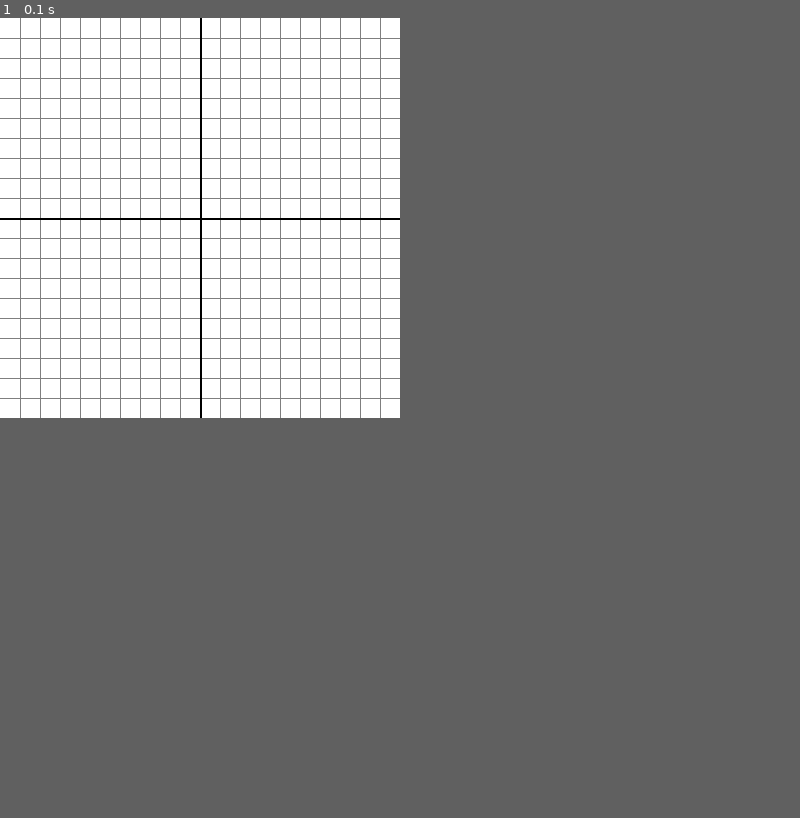
Above: before the commit, frame 1.
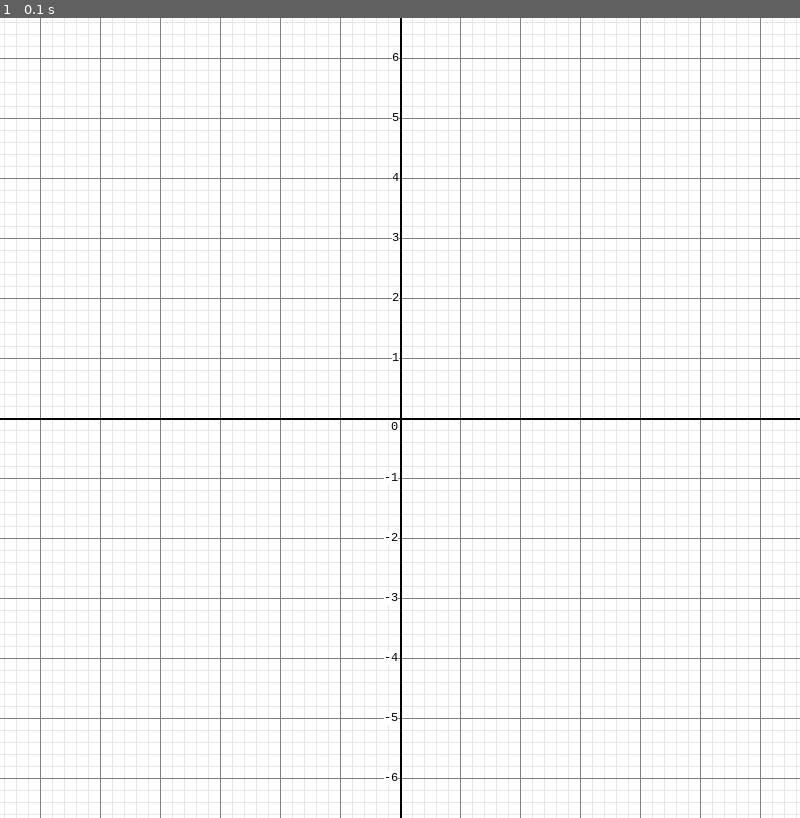
Above: after the commit, the same moment.

Repository: Asi4n-Inv4sion/Pygame-Graphing-Calculator
Game: pygame game, started from grid_class.py
Two runs of this game, one before a commit and one after it. Both use one fixed random seed, a clock stepped at 60 frames per second and the inputs below.
Inputs:
- Up to frame 1 (0.1 s): no input
In our replay, the window is 400x400 before the commit and 800x800 after it. These sizes can differ from the game's own. Grey fills any space a smaller window leaves; there, only what the larger window draws over its background counts as a difference.

The runs differ from the first frame. In frame 1, 17% of the frame differs, in the area x 0-100%, y 0-100%.

Commit message:
Update grid_class.py

Diff:
--- a/grid_class.py
+++ b/grid_class.py
@@ -1,5 +1,5 @@
 # Pygame grid class for graphing calculator
-import pygame
+import pygame, math
 from abc import ABCMeta, abstractmethod
 pygame.init()
 
@@ -7,60 +7,155 @@
 
     '''
     Attributes:
-        x: x cord of the centre
-        y: y cord of the centre
         width: width of an x value in pixels
         height: height of y value in pixels
-        font: font name and size
-        font_colour: the colour of the font
+        font: font name and size of the numbers
+        scale: zoom multiplier for the amount of pixels to represent 1 unit of measurement
+        multiplierSequenceList: sequence to change the scale when zooming in or out
+        currentMultiplierIndex: keeps track which index of the multiplierSequenceList to use next
+        numOfDigits: keeps track of the number of digits to round
     '''
 
     __metaclass__ = ABCMeta
 
-    def __init__(self,width,height,font=(None,12)):
+    def __init__(self,width,height,font=("monospace",12)):
         self.width = width
         self.height = height
         self.font = font
         # non-optional
         self.scale = 1
+        self.multiplierSequenceList = [2.0,2.5,2.0]
+        self.currentMultiplierIndex = 0
+        self.numOfDigits = 0
 
-    @staticmethod
     def printText(text, font, canvas, x, y):
         theText = font.render(text, 1, (0,0,0))
         textbox = theText.get_rect()
-        textbox.center = (x, y)
+        textbox.topright = (x, y)
+        canvas.blit(theText, textbox)
+
+    @staticmethod
+    def printTextY(text, font, canvas, x, y):
+        theText = font.render(text, 1, (0,0,0))
+        textbox = theText.get_rect()
+        backgroundRect = theText.get_rect()
+        textbox.center = (x-textbox[2]/2 - 2, y)
+        backgroundRect.center = textbox.center
+        background = pygame.draw.rect(canvas,(255,255,255),backgroundRect)
+        canvas.blit(theText, textbox)
+
+    @staticmethod
+    def printTextX(text, font, canvas, x, y):
+        theText = font.render(text, 1, (0,0,0))
+        textbox = theText.get_rect()
+        backgroundRect = theText.get_rect()
+        textbox.center = (x, y+textbox[3]/2 + 2)
+        backgroundRect.center = textbox.center
+        background = pygame.draw.rect(canvas,(255,255,255),backgroundRect)
         canvas.blit(theText, textbox)
 
     # draws the grid and text
     def drawGrid(self,screen):
         size = screen.get_size()
         font = pygame.font.SysFont(self.font[0],self.font[1])
-        xChange = self.width
-        yChange = self.height
+        xChange = self.width #* self.scale * 10 ^ self.magnitudeMultiplier
+        yChange = self.height #* self.scale * 10 ^ self.magnitudeMultiplier
+
+        while xChange < size[0]//2:
+            if self.multiplierSequenceList[self.currentMultiplierIndex] == 2.0:
+                for i in range(1,5):
+                    pygame.draw.line(screen,(230,230,230),(int(size[0]/2+xChange-(self.width/5)*i),0),(int(size[0]/2+xChange-(self.width/5)*i),size[1]),1)
+                    pygame.draw.line(screen,(230,230,230),(int(size[0]/2-xChange+(self.width/5)*i),0),(int(size[0]/2-xChange+(self.width/5)*i),size[1]),1)
+            else:
+                for i in range(1,4):
+                    pygame.draw.line(screen,(230,230,230),(int(size[0]/2+xChange-(self.width/4)*i),0),(int(size[0]/2+xChange-(self.width/4)*i),size[1]),1)
+                    pygame.draw.line(screen,(230,230,230),(int(size[0]/2-xChange+(self.width/4)*i),0),(int(size[0]/2-xChange+(self.width/4)*i),size[1]),1)
+            #Grid.printTextTopLeft(str(xChange//(self.width * self.magnitudeMultiplier) * self.scale),font,screen,size[0]//2 + xChange+2,size[1]//2)
+            #Grid.printTextTopLeft(str(xChange//(self.width * self.magnitudeMultiplier) * self.scale*-1),font,screen,size[0]//2 - xChange+2,size[1]//2)
+            xChange += self.width #* self.scale
+
+        if self.multiplierSequenceList[self.currentMultiplierIndex] == 2.0:
+            for i in range(1,5):
+                pygame.draw.line(screen,(230,230,230),(int(size[0]/2+xChange-(self.width/5)*i),0),(int(size[0]/2+xChange-(self.width/5)*i),size[1]),1)
+                pygame.draw.line(screen,(230,230,230),(int(size[0]/2-xChange+(self.width/5)*i),0),(int(size[0]/2-xChange+(self.width/5)*i),size[1]),1)
+        else:
+            for i in range(1,4):
+                pygame.draw.line(screen,(230,230,230),(int(size[0]/2+xChange-(self.width/4)*i),0),(int(size[0]/2+xChange-(self.width/4)*i),size[1]),1)
+                pygame.draw.line(screen,(230,230,230),(int(size[0]/2-xChange+(self.width/4)*i),0),(int(size[0]/2-xChange+(self.width/4)*i),size[1]),1)
+
+        while yChange < size[1]//2:
+            if self.multiplierSequenceList[self.currentMultiplierIndex] == 2.0:
+                for i in range(1,5):
+                    pygame.draw.line(screen,(230,230,230),(0,int(size[1]/2+yChange-(self.height/5)*i)),(size[0],int(size[1]/2+yChange-(self.height/5)*i)),1)
+                    pygame.draw.line(screen,(230,230,230),(0,int(size[1]/2-yChange+(self.height/5)*i)),(size[0],int(size[1]/2-yChange+(self.height/5)*i)),1)
+            else:
+                for i in range(1,4):
+                    pygame.draw.line(screen,(230,230,230),(0,int(size[1]/2+yChange-(self.height/4)*i)),(size[0],int(size[1]/2+yChange-(self.height/4)*i)),1)
+                    pygame.draw.line(screen,(230,230,230),(0,int(size[1]/2-yChange+(self.height/4)*i)),(size[0],int(size[1]/2-yChange+(self.height/4)*i)),1)
+
+            #Grid.printTextTopLeft(str(int(yChange//(self.height * self.magnitudeMultiplier) * self.scale)),font,screen,size[0//2]+2,size[1] - yChange)
+            yChange += self.height #* self.scale
+
+        if self.multiplierSequenceList[self.currentMultiplierIndex] == 2.0:
+            for i in range(1,5):
+                pygame.draw.line(screen,(230,230,230),(0,int(size[1]/2+yChange-(self.height/5)*i)),(size[0],int(size[1]/2+yChange-(self.height/5)*i)),1)
+                pygame.draw.line(screen,(230,230,230),(0,int(size[1]/2-yChange+(self.height/5)*i)),(size[0],int(size[1]/2-yChange+(self.height/5)*i)),1)
+        else:
+            for i in range(1,4):
+                pygame.draw.line(screen,(230,230,230),(0,int(size[1]/2+yChange-(self.height/4)*i)),(size[0],int(size[1]/2+yChange-(self.height/4)*i)),1)
+                pygame.draw.line(screen,(230,230,230),(0,int(size[1]/2-yChange+(self.height/4)*i)),(size[0],int(size[1]/2-yChange+(self.height/4)*i)),1)
+
+        xChange = 0
+        yChange = 0
+
+        while yChange < size[1]//2:
+            pygame.draw.line(screen,(127,127,127),(0,size[1]/2+yChange),(size[0],size[1]/2+yChange),1)
+            pygame.draw.line(screen,(127,127,127),(0,size[1]/2-yChange),(size[0],size[1]/2-yChange),1)
+            if (yChange // self.height) * self.scale >= 1:
+                self.printTextY(str(int((yChange // self.height) * self.scale)),font,screen,size[0]//2,size[1]/2-yChange)
+                self.printTextY(str(int((yChange // self.height) * self.scale * -1)),font,screen,size[0]//2,size[1]/2+yChange)
+            elif yChange != 0:
+                self.printTextY(str(((yChange // self.height) * self.scale)/1),font,screen,size[0]//2,size[1]/2-yChange)
+                self.printTextY(str(((yChange // self.height) * self.scale * -1)/1),font,screen,size[0]//2,size[1]/2+yChange)
+            yChange += self.height
+
         while xChange < size[0]//2:
             pygame.draw.line(screen,(127,127,127),(size[0]/2+xChange,0),(size[0]/2+xChange,size[1]),1)
             pygame.draw.line(screen,(127,127,127),(size[0]/2-xChange,0),(size[0]/2-xChange,size[1]),1)
-            pygame.draw.line(screen,(127,127,127),(0,size[1]/2+yChange),(size[0],size[1]/2+yChange),1)
-            pygame.draw.line(screen,(127,127,127),(0,size[1]/2-yChange),(size[0],size[1]/2-yChange),1)
             xChange += self.width
-            yChange += self.height
+
+        Grid.printText('0',font,screen,size[0]//2-2,size[1]//2+2)
+
         pygame.draw.line(screen,(0,0,0),(0,size[1]/2),(size[0],size[1]/2),2)
         pygame.draw.line(screen,(0,0,0),(size[0]/2,0),(size[0]/2,size[1]),2)
 
+
     # zoom in and out
-    def zoom(self,mouse_get_pressed):
-        multiplierSequenceList = [2,2,2.5]
-        currentMultiplierIndex = 0
-        if mouse_get_pressed[4] == True:
-            self.scale *= multiplierSequenceList[currentMultiplierIndex]
-            currentMultiplierIndex += 1
-        elif mouse_get_pressed[3] == True:
-            self.scale *= multiplierSequenceList[currentMultiplierIndex-1]
-            currentMultiplierIndex -= 1
-        if currentMultiplierIndex == -1:
-            currentMultiplierIndex = 2
-        elif currentMultiplierIndex == 3:
-            currentMultiplierIndex = 0
+    def zoom(self,zoomDirection):
+        # zoom out
+        if zoomDirection == "out":
+            self.scale *= self.multiplierSequenceList[self.currentMultiplierIndex]
+            self.currentMultiplierIndex += 1
+        # zoom in
+        elif zoomDirection == "in":
+            self.scale /= self.multiplierSequenceList[self.currentMultiplierIndex-1]
+            self.currentMultiplierIndex -= 1
+        else:
+            raise SyntaxError('zoom direction should be "in" or "out"')
+
+        if self.currentMultiplierIndex == -1:
+            self.currentMultiplierIndex = 2
+            if self.scale < 1:
+                self.numOfDigits += 1
+            else:
+                self.numOfDigits -= 1
+        elif self.currentMultiplierIndex == 3:
+            self.currentMultiplierIndex = 0
+            if self.scale < 1:
+                self.numOfDigits -= 1
+            else:
+                self.numOfDigits += 1
+        print(self.scale)
 
 
 def redrawWin():
@@ -70,8 +165,8 @@
     pygame.display.update()
 
 
-screen = pygame.display.set_mode((400,400))
-grid = Grid(20,20)
+screen = pygame.display.set_mode((800,800))
+grid = Grid(60,60)
 Use = True
 while Use:
     pygame.time.delay(10)
@@ -82,4 +177,9 @@
         if event.type == pygame.KEYDOWN:
             if event.key == pygame.K_ESCAPE:
                 Use = False
+        if event.type == pygame.MOUSEBUTTONDOWN:
+            if event.button == 4:
+                grid.zoom('in')
+            if event.button == 5:
+                grid.zoom('out')
 pygame.quit()
